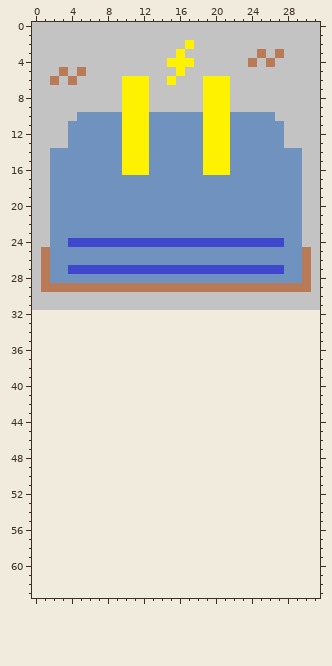
Pixel-art sprite -- Assets/Resources/Sprites/generator.png. The picture above was drawn from the file before the commit.
The file is 32x32 pixels. The old version is drawn lined up with the new one, on the new canvas.
And afterwards:
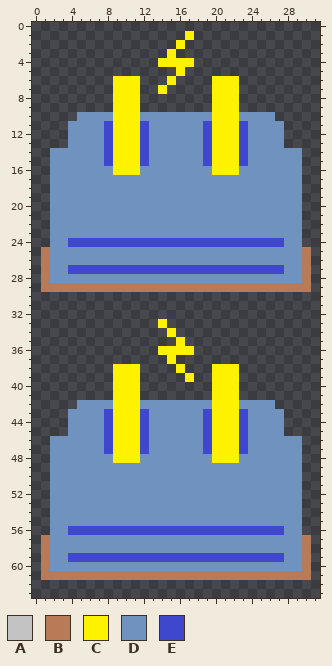
Palette (. is transparent): A #c3c3c3  B #b97a57  C #fff200  D #7092be  E #3f48cc
Diff:
canvas 32x32 -> 32x64
@@ x 0..31 @@
- 0 AAAAAAAAAAAAAAAAAAAAAAAAAAAAAAAA
- 1 AAAAAAAAAAAAAAAAAAAAAAAAAAAAAAAA
- 2 AAAAAAAAAAAAAAAAACAAAAAAAAAAAAAA
- 3 AAAAAAAAAAAAAAAACAAAAAAAABABAAAA
- 4 AAAAAAAAAAAAAAACCCAAAAAABABAAAAA
- 5 AAABABAAAAAAAAAACAAAAAAAAAAAAAAA
- 6 AABABAAAAACCCAACAAACCCAAAAAAAAAA
- 7 AAAAAAAAAACCCAAAAAACCCAAAAAAAAAA
- 8 AAAAAAAAAACCCAAAAAACCCAAAAAAAAAA
- 9 AAAAAAAAAACCCAAAAAACCCAAAAAAAAAA
-10 AAAAADDDDDCCCDDDDDDCCCDDDDDAAAAA
-11 AAAADDDDDDCCCDDDDDDCCCDDDDDDAAAA
-12 AAAADDDDDDCCCDDDDDDCCCDDDDDDAAAA
-13 AAAADDDDDDCCCDDDDDDCCCDDDDDDAAAA
-14 AADDDDDDDDCCCDDDDDDCCCDDDDDDDDAA
-15 AADDDDDDDDCCCDDDDDDCCCDDDDDDDDAA
-16 AADDDDDDDDCCCDDDDDDCCCDDDDDDDDAA
-17 AADDDDDDDDDDDDDDDDDDDDDDDDDDDDAA
-18 AADDDDDDDDDDDDDDDDDDDDDDDDDDDDAA
-19 AADDDDDDDDDDDDDDDDDDDDDDDDDDDDAA
-20 AADDDDDDDDDDDDDDDDDDDDDDDDDDDDAA
-21 AADDDDDDDDDDDDDDDDDDDDDDDDDDDDAA
-22 AADDDDDDDDDDDDDDDDDDDDDDDDDDDDAA
-23 AADDDDDDDDDDDDDDDDDDDDDDDDDDDDAA
-24 AADDEEEEEEEEEEEEEEEEEEEEEEEEDDAA
-25 ABDDDDDDDDDDDDDDDDDDDDDDDDDDDDBA
-26 ABDDDDDDDDDDDDDDDDDDDDDDDDDDDDBA
-27 ABDDEEEEEEEEEEEEEEEEEEEEEEEEDDBA
-28 ABDDDDDDDDDDDDDDDDDDDDDDDDDDDDBA
-29 ABBBBBBBBBBBBBBBBBBBBBBBBBBBBBBA
-30 AAAAAAAAAAAAAAAAAAAAAAAAAAAAAAAA
-31 AAAAAAAAAAAAAAAAAAAAAAAAAAAAAAAA
+ 0 ................................
+ 1 .................C..............
+ 2 ................C...............
+ 3 ...............C................
+ 4 ..............CCCC..............
+ 5 ................C...............
+ 6 .........CCC...C....CCC.........
+ 7 .........CCC..C.....CCC.........
+ 8 .........CCC........CCC.........
+ 9 .........CCC........CCC.........
+10 .....DDDDCCCDDDDDDDDCCCDDDD.....
+11 ....DDDDECCCEDDDDDDECCCEDDDD....
+12 ....DDDDECCCEDDDDDDECCCEDDDD....
+13 ....DDDDECCCEDDDDDDECCCEDDDD....
+14 ..DDDDDDECCCEDDDDDDECCCEDDDDDD..
+15 ..DDDDDDECCCEDDDDDDECCCEDDDDDD..
+16 ..DDDDDDDCCCDDDDDDDDCCCDDDDDDD..
+17 ..DDDDDDDDDDDDDDDDDDDDDDDDDDDD..
+18 ..DDDDDDDDDDDDDDDDDDDDDDDDDDDD..
+19 ..DDDDDDDDDDDDDDDDDDDDDDDDDDDD..
+20 ..DDDDDDDDDDDDDDDDDDDDDDDDDDDD..
+21 ..DDDDDDDDDDDDDDDDDDDDDDDDDDDD..
+22 ..DDDDDDDDDDDDDDDDDDDDDDDDDDDD..
+23 ..DDDDDDDDDDDDDDDDDDDDDDDDDDDD..
+24 ..DDEEEEEEEEEEEEEEEEEEEEEEEEDD..
+25 .BDDDDDDDDDDDDDDDDDDDDDDDDDDDDB.
+26 .BDDDDDDDDDDDDDDDDDDDDDDDDDDDDB.
+27 .BDDEEEEEEEEEEEEEEEEEEEEEEEEDDB.
+28 .BDDDDDDDDDDDDDDDDDDDDDDDDDDDDB.
+29 .BBBBBBBBBBBBBBBBBBBBBBBBBBBBBB.
+30 ................................
+31 ................................
 32 ................................
-33 ................................
-34 ................................
-35 ................................
-36 ................................
-37 ................................
-38 ................................
-39 ................................
-40 ................................
-41 ................................
-42 ................................
-43 ................................
-44 ................................
-45 ................................
-46 ................................
-47 ................................
-48 ................................
-49 ................................
-50 ................................
-51 ................................
-52 ................................
-53 ................................
-54 ................................
-55 ................................
-56 ................................
-57 ................................
-58 ................................
-59 ................................
-60 ................................
-61 ................................
+33 ..............C.................
+34 ...............C................
+35 ................C...............
+36 ..............CCCC..............
+37 ...............C................
+38 .........CCC....C...CCC.........
+39 .........CCC.....C..CCC.........
+40 .........CCC........CCC.........
+41 .........CCC........CCC.........
+42 .....DDDDCCCDDDDDDDDCCCDDDD.....
+43 ....DDDDECCCEDDDDDDECCCEDDDD....
+44 ....DDDDECCCEDDDDDDECCCEDDDD....
+45 ....DDDDECCCEDDDDDDECCCEDDDD....
+46 ..DDDDDDECCCEDDDDDDECCCEDDDDDD..
+47 ..DDDDDDECCCEDDDDDDECCCEDDDDDD..
+48 ..DDDDDDDCCCDDDDDDDDCCCDDDDDDD..
+49 ..DDDDDDDDDDDDDDDDDDDDDDDDDDDD..
+50 ..DDDDDDDDDDDDDDDDDDDDDDDDDDDD..
+51 ..DDDDDDDDDDDDDDDDDDDDDDDDDDDD..
+52 ..DDDDDDDDDDDDDDDDDDDDDDDDDDDD..
+53 ..DDDDDDDDDDDDDDDDDDDDDDDDDDDD..
+54 ..DDDDDDDDDDDDDDDDDDDDDDDDDDDD..
+55 ..DDDDDDDDDDDDDDDDDDDDDDDDDDDD..
+56 ..DDEEEEEEEEEEEEEEEEEEEEEEEEDD..
+57 .BDDDDDDDDDDDDDDDDDDDDDDDDDDDDB.
+58 .BDDDDDDDDDDDDDDDDDDDDDDDDDDDDB.
+59 .BDDEEEEEEEEEEEEEEEEEEEEEEEEDDB.
+60 .BDDDDDDDDDDDDDDDDDDDDDDDDDDDDB.
+61 .BBBBBBBBBBBBBBBBBBBBBBBBBBBBBB.
 62 ................................
